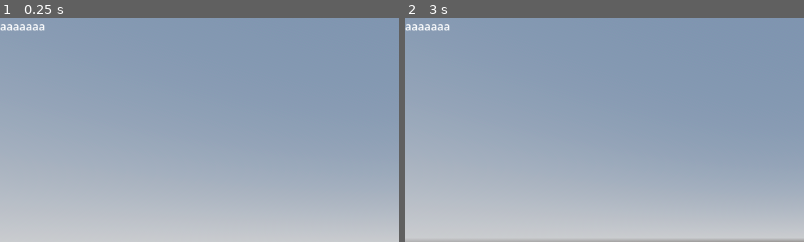
Above: before the commit, frames 1-2 (left to right).
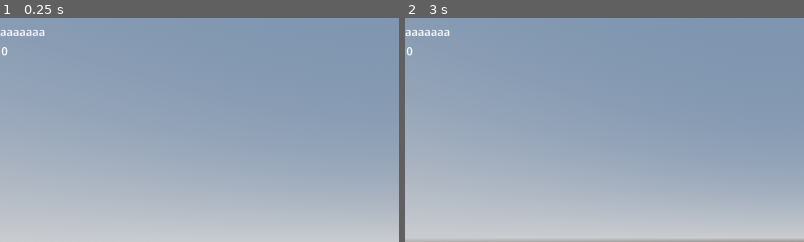
Above: after the commit, the same moments.

Repository: VeXsiZ/exit-8-like
Game: Godot game, scene res://world/world.tscn
Same seed, same stepped clock (60 frames per second), same inputs: the game is played once before the commit and once after it.
Inputs (mouse positions are % of the whole screen's width and height, from its top left):
- Up to frame 1 (0.25 s): no input
- Up to frame 2 (3 s): tap Enter at 0.5 s; move the mouse to (55, 50) at 0.52 s; hold Shift (running) 0.53-1.28 s; hold W (forward) from 0.53 s (still down); tap Space (jump) at 0.77, 1.52 s; move the mouse to (45, 50) at 1.27 s; tap Shift (running) at 1.35, 2.85 s; move the mouse to (52, 48) at 2.02 s; hold Shift (running) 2.03-2.78 s; move the mouse to (49, 52) at 2.77 s
The pictures show only the part of the screen within x 0-50%, y 0-50%; the shares and areas given below are measured in that part.

The runs differ from the first frame. In frame 1, 0.4% of the frame differs, in the area x 0-12%, y 2-17%; in frame 2, 0.4%.

Commit message:
anomaly logic done

Diff:
--- a/entress/entress.gd
+++ b/entress/entress.gd
@@ -1,6 +1,8 @@
 extends Node3D
 var segment_name_tag = "entress"
 var anamoly_scene_status
+signal player_entered_from_signal
+signal player_go_to_signal
 
 signal player_entered_scene
 var current_scene_states = false
@@ -90,3 +92,53 @@
 			lock_backward()
 			player_load_new_segment.emit("mid",backward.global_position,"backward",self)
 #################################################################################
+
+var forward_score_activated = false
+var backward_score_activated = false
+
+var forward_score_trigired = false
+var backward_score_trigired = false
+
+func _on_forward_triger_activator_body_entered(body: Node3D) -> void:
+	if !forward_score_activated:
+		forward_score_activated = true
+		player_entered_from()
+		print("forward triger activated")
+
+
+func _on_forward_real_triger_body_entered(body: Node3D) -> void:
+	#if forward_score_trigired:
+		#pass
+	if forward_score_activated and !forward_score_trigired:
+		forward_score_trigired = true
+		player_go_to()
+		print("forward triger worked")
+
+
+func _on_backward_triger_activator_body_entered(body: Node3D) -> void:
+	if !backward_score_activated:
+		backward_score_activated = true
+		player_entered_from()
+		print("backward triger activated")
+
+func _on_backward_real_triger_body_entered(body: Node3D) -> void:
+	#if backward_score_activated:
+		#pass
+	if backward_score_activated and !backward_score_trigired:
+		backward_score_trigired = true
+		player_go_to()
+		print("backward triger worked")
+
+
+
+func player_entered_from():
+	if forward_score_activated and !backward_score_activated:
+		player_entered_from_signal.emit("forward")
+	elif !forward_score_activated and backward_score_activated:
+		player_entered_from_signal.emit("backward")
+
+func player_go_to():
+	if forward_score_trigired and !backward_score_trigired:
+		player_go_to_signal.emit("forward")
+	elif !forward_score_trigired and backward_score_trigired:
+		player_go_to_signal.emit("backward")
--- a/entress/entress.tscn
+++ b/entress/entress.tscn
@@ -59,10 +59,22 @@
 size = Vector3(3.6671143, 9.081909, 16.745613)
 
 [sub_resource type="BoxShape3D" id="BoxShape3D_db7lh"]
-size = Vector3(11.157227, 3.4190674, 5.8272705)
+size = Vector3(11.157227, 3.4190674, 1.7148743)
 
 [sub_resource type="BoxShape3D" id="BoxShape3D_auw45"]
-size = Vector3(14.175232, 3.8729858, 5.70166)
+size = Vector3(14.175232, 3.8729858, 2.7282715)
+
+[sub_resource type="BoxShape3D" id="BoxShape3D_ayekj"]
+size = Vector3(11.51001, 4.381897, 1.3977051)
+
+[sub_resource type="BoxShape3D" id="BoxShape3D_ms3pi"]
+size = Vector3(15.782715, 5.383667, 1)
+
+[sub_resource type="BoxShape3D" id="BoxShape3D_8ao3h"]
+size = Vector3(10.850586, 4.563965, 1)
+
+[sub_resource type="BoxShape3D" id="BoxShape3D_2lh1l"]
+size = Vector3(15.745178, 5.9422607, 1)
 
 [node name="entress" type="Node3D" unique_id=1534936694]
 script = ExtResource("1_db7lh")
@@ -163,22 +175,72 @@
 debug_color = Color(0.9719083, 0, 0.44799322, 0.41960785)
 
 [node name="forward_load" type="Area3D" parent="." unique_id=185942298]
-transform = Transform3D(1, 0, 0, 0, 1, 0, 0, 0, 1, 49.320618, 0.8802037, 21.349182)
+transform = Transform3D(1, 0, 0, 0, 1, 0, 0, 0, 1, 49.320618, 0.8802037, 43.383682)
 collision_mask = 3
 
 [node name="CollisionShape3D" type="CollisionShape3D" parent="forward_load" unique_id=1608640550]
-transform = Transform3D(1, 0, 0, 0, 1, 0, 0, 0, 1, 0.7553711, 1.2095337, 0.2197876)
+transform = Transform3D(1, 0, 0, 0, 1, 0, 0, 0, 1, 0.7553711, 1.2095337, 2.3915634)
 shape = SubResource("BoxShape3D_db7lh")
+debug_color = Color(1, 0.011764706, 0, 0.41960785)
 
 [node name="backward_load" type="Area3D" parent="." unique_id=432045036]
-transform = Transform3D(1, 0, 0, 0, 1, 0, 0, 0, 1, -50.030907, 1.2836058, -17.646797)
+transform = Transform3D(1, 0, 0, 0, 1, 0, 0, 0, 1, -50.030907, 1.2836058, -40.361046)
 collision_mask = 3
 
 [node name="CollisionShape3D" type="CollisionShape3D" parent="backward_load" unique_id=1197892363]
-transform = Transform3D(1, 0, 0, 0, 1, 0, 0, 0, 1, 1.5177307, 1.4364929, -2.35083)
+transform = Transform3D(1, 0, 0, 0, 1, 0, 0, 0, 1, 1.5177307, 1.4364929, -3.8375244)
 shape = SubResource("BoxShape3D_auw45")
 debug_color = Color(0.98004335, 0, 0.3869308, 0.41960785)
+
+[node name="score trigers" type="Node3D" parent="." unique_id=1271992212]
+
+[node name="trigers_activator" type="Node3D" parent="score trigers" unique_id=1991321213]
+transform = Transform3D(1, 0, 0, 0, 1, 0, 0, 0, 1, 50.371075, 0, 36.65423)
+
+[node name="forward_triger_activator" type="Area3D" parent="score trigers/trigers_activator" unique_id=1535942885]
+transform = Transform3D(1, 0, 0, 0, 1, 0, 0, 0, 1, 0, 0, 1.9014168)
+collision_layer = 0
+collision_mask = 2
+
+[node name="CollisionShape3D" type="CollisionShape3D" parent="score trigers/trigers_activator/forward_triger_activator" unique_id=1094994894]
+transform = Transform3D(1, 0, 0, 0, 1, 0, 0, 0, 1, -0.4371338, 1.6909485, 2.4616432)
+shape = SubResource("BoxShape3D_ayekj")
+
+[node name="backward_triger_activator" type="Area3D" parent="score trigers/trigers_activator" unique_id=762564583]
+transform = Transform3D(1, 0, 0, 0, 1, 0, 0, 0, 1, -99.888504, 0, -73.7559)
+collision_layer = 0
+collision_mask = 2
+
+[node name="CollisionShape3D" type="CollisionShape3D" parent="score trigers/trigers_activator/backward_triger_activator" unique_id=1214214807]
+transform = Transform3D(1, 0, 0, 0, 1, 0, 0, 0, 1, 0.30297852, 2.1918335, -1.4276466)
+shape = SubResource("BoxShape3D_ms3pi")
+
+[node name="real_trigers" type="Node3D" parent="score trigers" unique_id=625577319]
+
+[node name="forward_real_triger" type="Area3D" parent="score trigers/real_trigers" unique_id=2004412538]
+transform = Transform3D(1, 0, 0, 0, 1, 0, 0, 0, 1, 49.996185, 1.7258282, 42.104843)
+collision_layer = 0
+collision_mask = 2
+
+[node name="CollisionShape3D" type="CollisionShape3D" parent="score trigers/real_trigers/forward_real_triger" unique_id=994087587]
+transform = Transform3D(1, 0, 0, 0, 1, 0, 0, 0, 1, 0, 0, 1.1445427)
+shape = SubResource("BoxShape3D_8ao3h")
+debug_color = Color(3.4172833e-06, 0.6353489, 0.42062902, 0.41960785)
+
+[node name="backward_real_triger" type="Area3D" parent="score trigers/real_trigers" unique_id=1949368745]
+transform = Transform3D(1, 0, 0, 0, 1, 0, 0, 0, 1, -50.45261, 0, -41.101017)
+collision_layer = 0
+collision_mask = 2
+
+[node name="CollisionShape3D" type="CollisionShape3D" parent="score trigers/real_trigers/backward_real_triger" unique_id=1633308480]
+transform = Transform3D(1, 0, 0, 0, 1, 0, 0, 0, 1, 1.9859314, 2.4711304, 0)
+shape = SubResource("BoxShape3D_2lh1l")
+debug_color = Color(0.21307582, 0.6388285, 0.1067941, 0.41960785)
 
 [connection signal="body_entered" from="current_scene_selecter" to="." method="_on_current_scene_selecter_body_entered"]
 [connection signal="body_entered" from="forward_load" to="." method="_on_forward_load_body_entered"]
 [connection signal="body_entered" from="backward_load" to="." method="_on_backward_load_body_entered"]
+[connection signal="body_entered" from="score trigers/trigers_activator/forward_triger_activator" to="." method="_on_forward_triger_activator_body_entered"]
+[connection signal="body_entered" from="score trigers/trigers_activator/backward_triger_activator" to="." method="_on_backward_triger_activator_body_entered"]
+[connection signal="body_entered" from="score trigers/real_trigers/forward_real_triger" to="." method="_on_forward_real_triger_body_entered"]
+[connection signal="body_entered" from="score trigers/real_trigers/backward_real_triger" to="." method="_on_backward_real_triger_body_entered"]
--- a/node_manger/node_manger.gd
+++ b/node_manger/node_manger.gd
@@ -7,9 +7,11 @@
 @export var middle : PackedScene
 var active_segments : Array
 var segments_pos : Array
-var last_direction_spawned = null
 var score : int = 0
 var current_scene
+@onready var score_counter_label = get_parent().get_node("score_counter")
+@onready var anamoly_status_label = get_parent().get_node("anamoly_status")
+
 
 
 func _ready() -> void:
@@ -36,16 +38,15 @@
 		var temp = dic_of_segments[segment].instantiate()
 		temp.player_load_new_segment.connect(on_player_load_new_segment)
 		temp.player_entered_scene.connect(on_current_scene_handler)
-		temp.player_direction.connect(score_handler)
 		get_parent().add_child(temp)
 		active_segments.append(temp)
 		temp.global_position = pos
 		sides_locker(caller,temp,dir)
-		score_handler(dir,temp,caller)
-		last_direction_spawned = dir
 		segments_cleaner(caller,temp,dir)
 		if temp.get_segment_name_tag() == "entress":
-			var anamoly_status_label = get_parent().get_node("anamoly_status")
+			active_entress_instance = temp
+			temp.player_entered_from_signal.connect(get_where_player_entered_from)
+			temp.player_go_to_signal.connect(score_handler)
 			if temp.get_anamoly_scene_status():
 				anamoly_status_label.text = "anamoly_status : TRUE"
 			else:
@@ -96,5 +97,38 @@
 
 
 
-func score_handler(dir,temp,caller):
-	print(score)
+
+###########################################################################
+var where_player_entered_from
+var where_player_go_to
+var active_entress_instance
+
+func get_where_player_entered_from(player_entered):
+	where_player_entered_from = player_entered
+
+func score_handler(player_go_to):
+	where_player_go_to = player_go_to
+
+	if active_entress_instance.get_anamoly_scene_status():
+		if where_player_entered_from == "forward":
+			if where_player_go_to == "backward":
+				score += 1
+			elif where_player_go_to == "forward":
+				score = 0
+		elif where_player_entered_from == "backward":
+			if where_player_go_to == "forward":
+				score += 1
+			elif where_player_go_to == "backward":
+				score = 0
+	elif !active_entress_instance.get_anamoly_scene_status():
+		if where_player_entered_from == "forward":
+			if where_player_go_to == "forward":
+				pass
+			elif where_player_go_to == "backward":
+				score = 0
+		elif where_player_entered_from == "backward":
+			if where_player_go_to == "forward":
+				score = 0
+			elif where_player_go_to == "backward":
+				pass
+	score_counter_label.text = str(score)
--- a/world/world.tscn
+++ b/world/world.tscn
@@ -32,7 +32,20 @@
 
 [node name="NodeManger" parent="." unique_id=1337128752 instance=ExtResource("2_tcf2h")]
 
+[node name="container" type="VBoxContainer" parent="." unique_id=1942791790]
+offset_top = 8.0
+offset_right = 65.0
+offset_bottom = 48.0
+
 [node name="anamoly_status" type="Label" parent="." unique_id=1781132368]
-offset_right = 40.0
-offset_bottom = 23.0
+offset_top = 8.0
+offset_right = 65.0
+offset_bottom = 31.0
 text = "aaaaaaa"
+
+[node name="score_counter" type="Label" parent="." unique_id=1559644627]
+offset_left = 2.0
+offset_top = 36.0
+offset_right = 67.0
+offset_bottom = 59.0
+text = "0"
